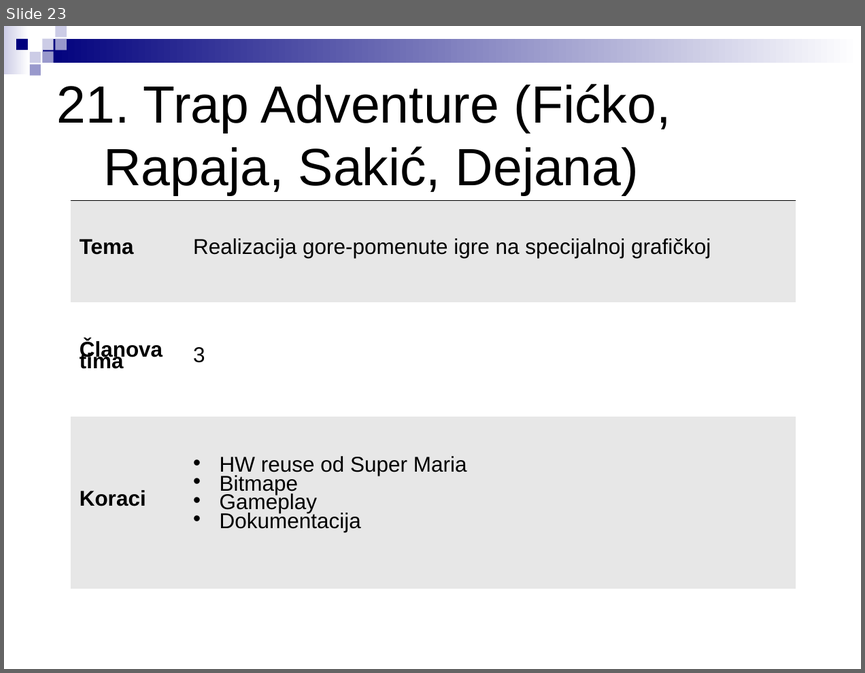
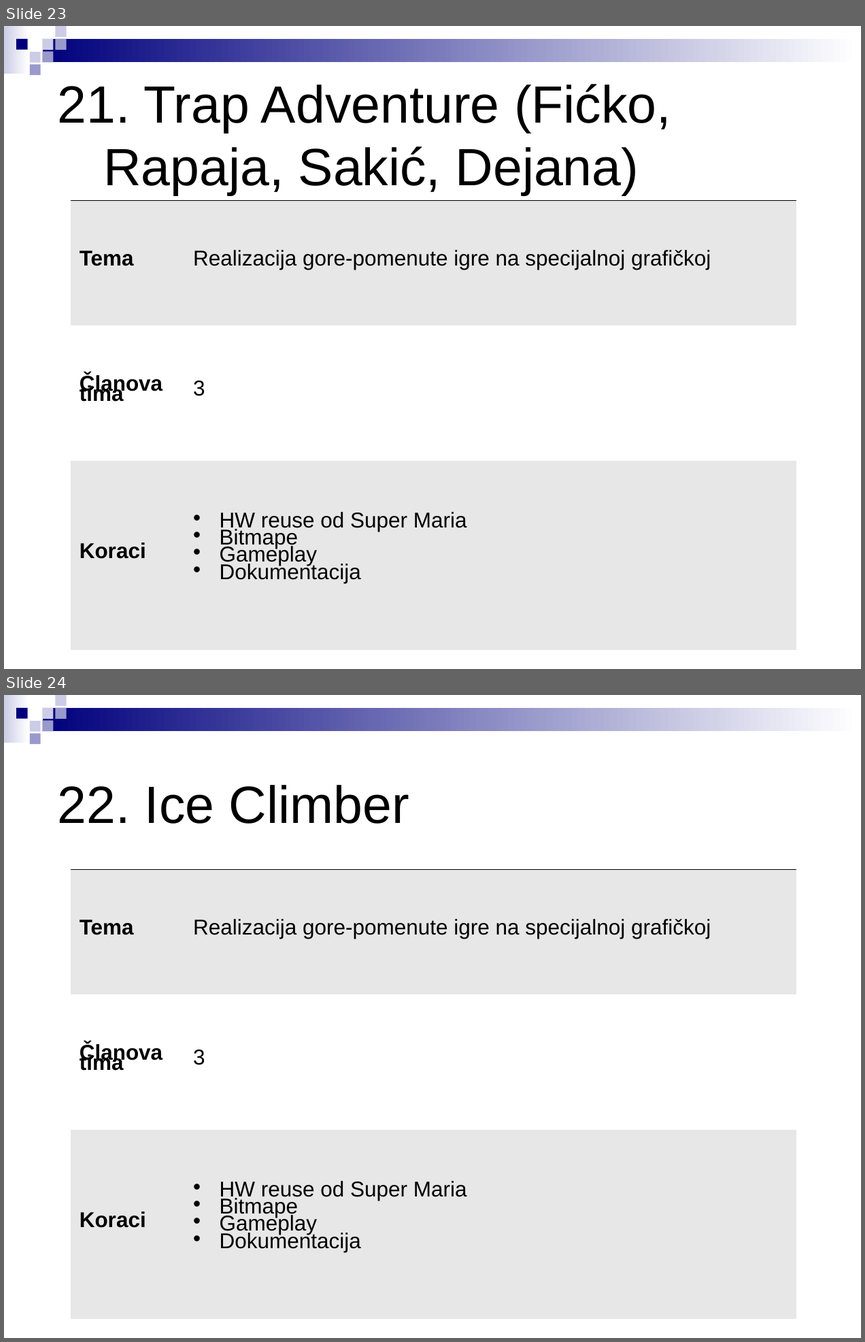
Before and after one commit to stefankoncarevic/projects_2018, a slide deck: LPRS2_projekti.ppt. Shown one above the other, each under a label of ours: slide 23 before the commit, slides 23 and 24 after it. The pictures are 865x673 and 865x1342 pixels, drawn with LibreOffice and Linux fonts; fonts in the diff are those of the drawing. Boxes give left, top, right and bottom in pixels: in the first picture for what was removed or moved away, otherwise in the second. Text is boxed around its words. In the diff, an @@ line names an element or a change of style, - is before the commit and + after.

```diff
--- a/LPRS2_projekti.ppt
+++ b/LPRS2_projekti.ppt
@@ slide 24 added at (4, 695, 861, 1338), background #FFFFFF; not listed: 9 template elements that a slide beside it also shows @@
@@ text added at (57, 785, 409, 824), 44 pt, text #000000 @@
+22. Ice Climber
@@ table added at (71, 869, 796, 1319), 3 rows, 2 columns @@
+Tema | Realizacija gore-pomenute igre na specijalnoj grafičkoj
+Članova tima | 3
+Koraci | HW reuse od Super Maria / Bitmape / Gameplay / Dokumentacija
@@ slide 23 changed as well @@
@@ table at (71, 200, 796, 650) @@
@@ line spacing 0.48 to 0.42 @@
```
Also in this commit, not shown: 21 other slides changed, 2 other slides added, 1 other file.
